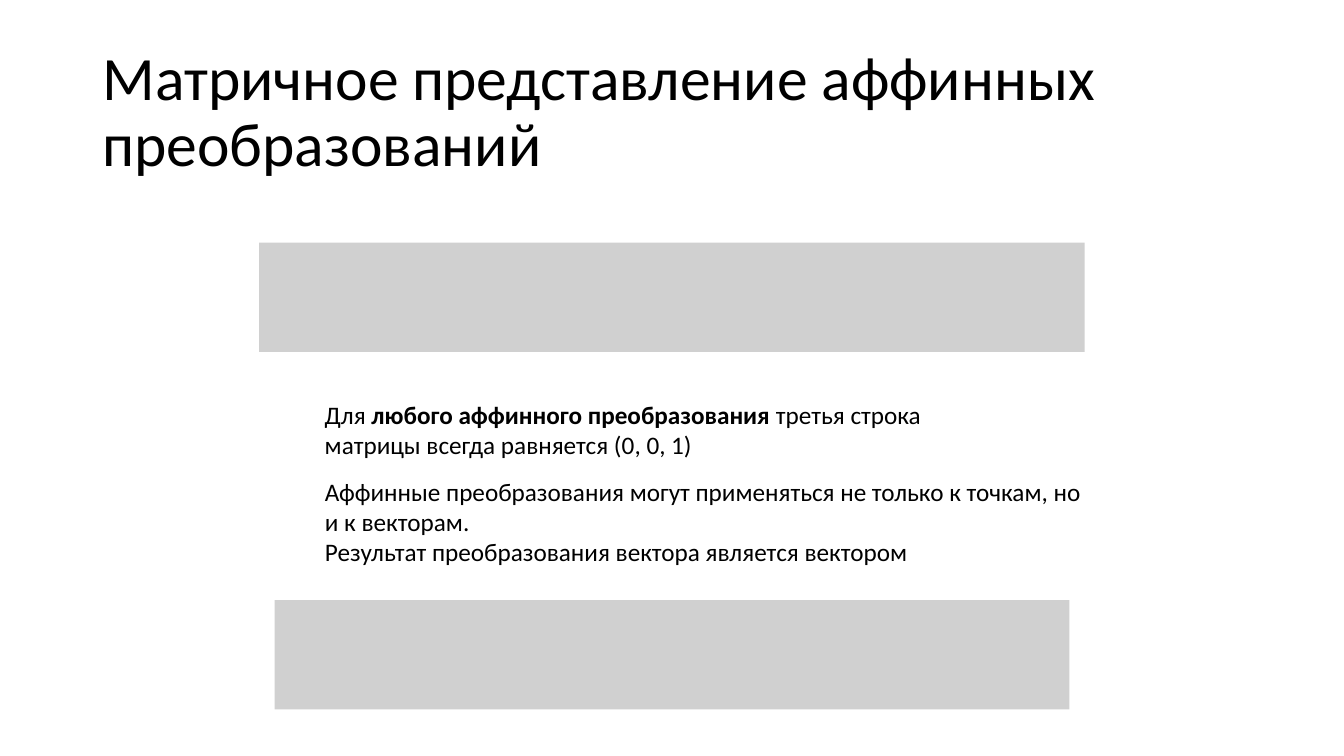
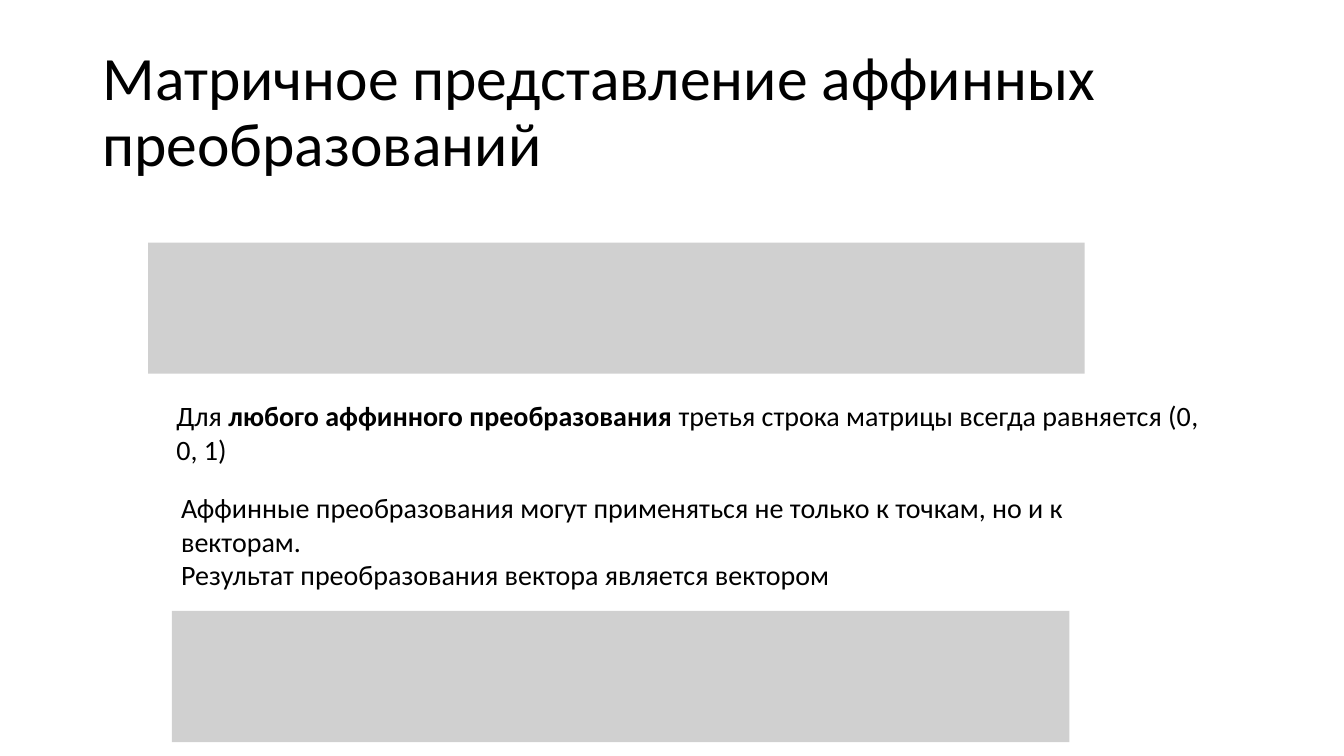
Before and after one commit to alexey-malov/cg-course, a slide deck: slide 75 of lectures/03 - Векторный анализ, трансформации и матрицы.pptx. Drawn at 1344x756 pixels with LibreOffice and Linux fonts; fonts in the diff are those of the drawing; grey boxes stand for pictures. Boxes give left, top, right and bottom in pixels: in the first picture for what was removed or moved away, otherwise in the second. Text is boxed around its words. In the diff, an @@ line names an element or a change of style, - is before the commit and + after.

```diff
--- a/lectures/03 - Векторный анализ, трансформации и матрицы.pptx
+++ b/lectures/03 - Векторный анализ, трансформации и матрицы.pptx
@@ picture: place and size @@
-picture at [259,243,1085,352]
+picture at [148,243,1085,374]
@@ text "Для любого аффинного преобразования третья ..." at [176,405,1198,464]: size 18 to 20 pt @@
@@ text "Для любого аффинного преобразования третья ...": place and size @@
-text "Для любого аффинного преобразования третья ..." at [325,406,921,458]
+text "Для любого аффинного преобразования третья ..." at [176,405,1198,464]
@@ text "Аффинные преобразования могут применяться не ...": place and size @@
-text "Аффинные преобразования могут применяться не ..." at [325,484,1081,565]
+text "Аффинные преобразования могут применяться не ..." at [181,499,1063,590]
@@ text "Аффинные преобразования могут применяться не ..." at [181,499,1063,590]: size 18 to 20 pt @@
@@ picture: place and size @@
-picture at [274,600,1070,709]
+picture at [172,611,1070,742]
```
Also in this commit, not shown: 6 other slides changed.
